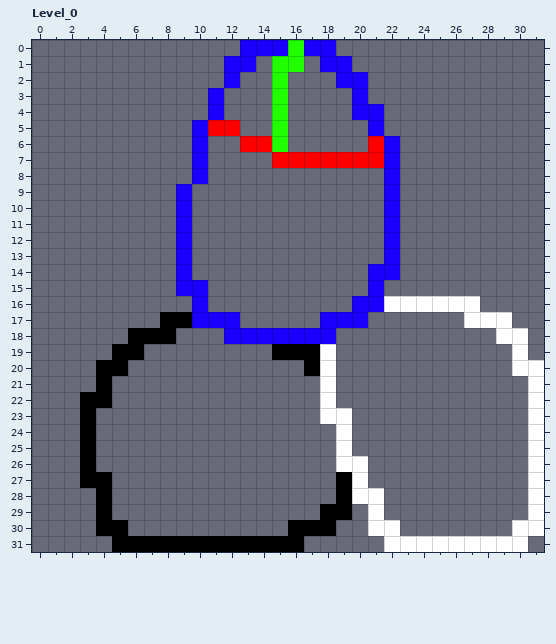
Two versions of a level (LDtk project, public/test.ldtk). Above: the version before the commit.
Cells are 8x8 px. Shown: Level_0 x 0..31, y 0..31.
New version:
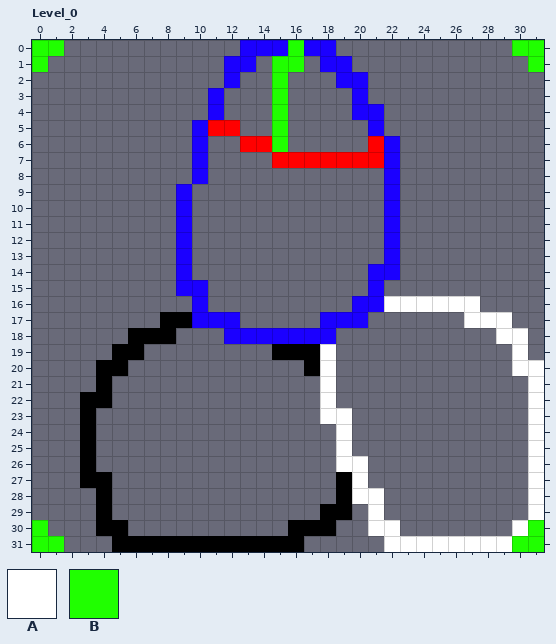
Key: from "Main": A 1, B 4.
_ is an empty cell.
Tiles replaced or removed in this view: A.
What changed:
Changed rows in their new state; . is an unchanged cell.
Layer "Background":
first column x 0:
 0 BB............................BB
 1 B..............................B
first column x 0:
30 B..............................B
31 BB............................BB
Pixel boxes of the changes (left, top, right, bottom) in both pictures:
added: (32, 40, 64, 72)
added: (512, 40, 544, 72)
added: (32, 520, 64, 552)
changed: (512, 520, 544, 552)
